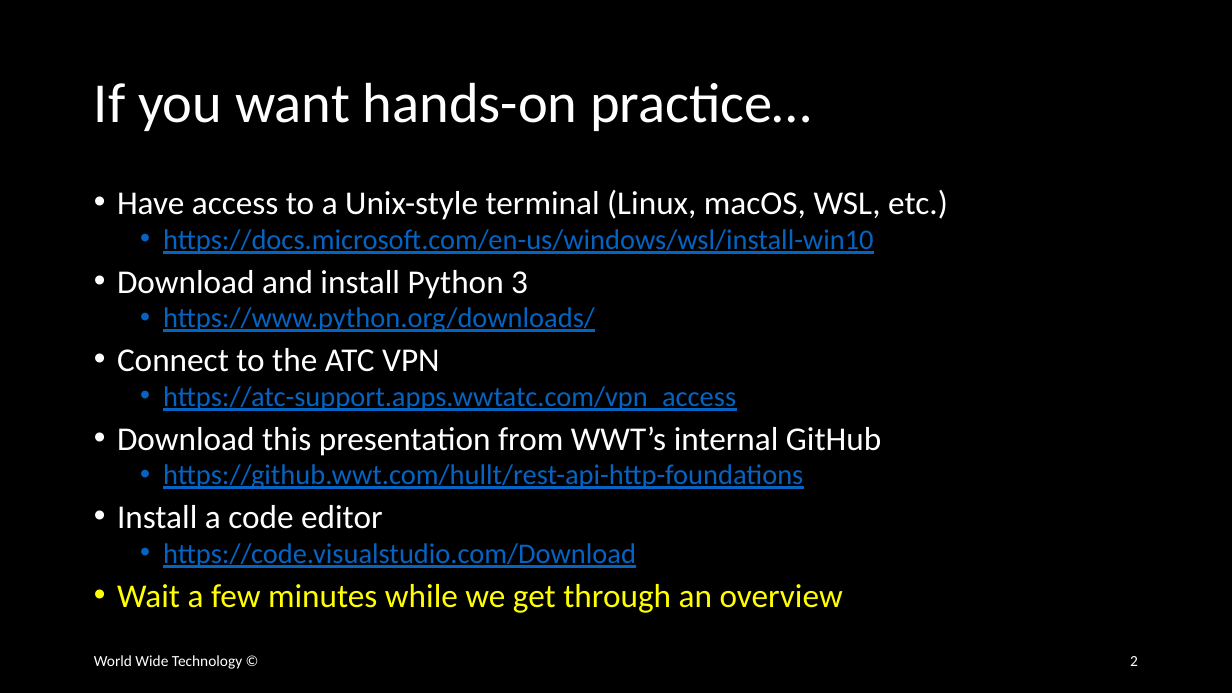
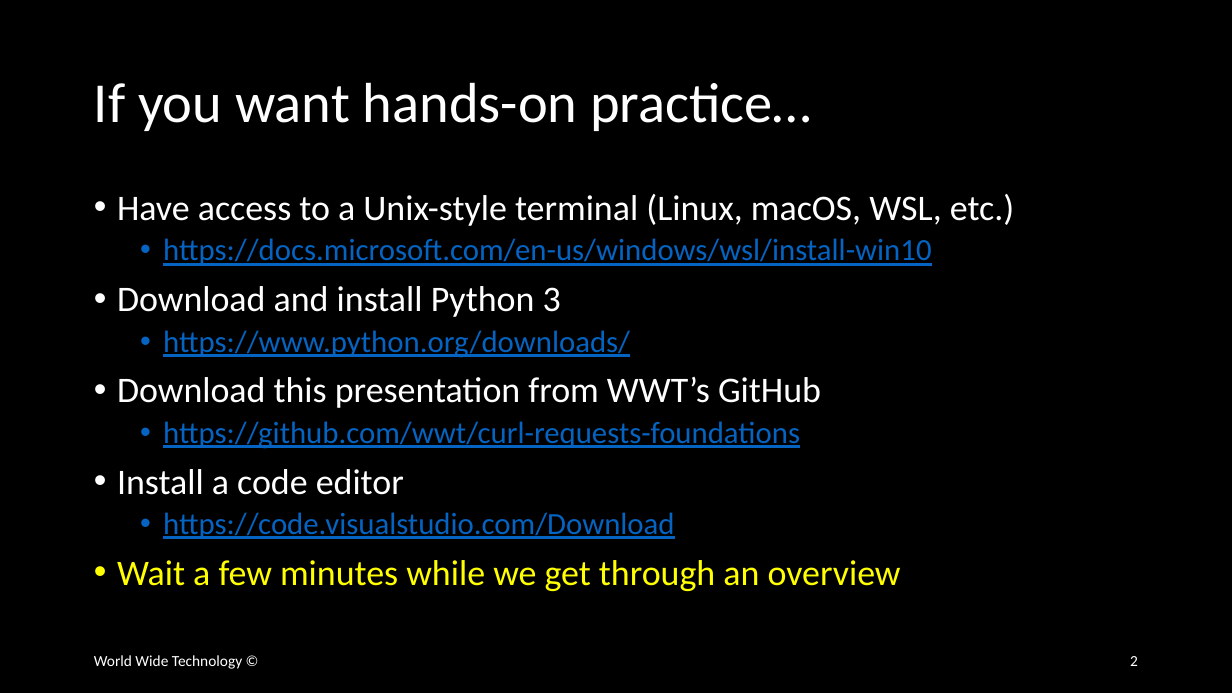
Before and after one commit to wwt/curl-requests-foundations, a slide deck: slide 2 of curl-requests-foundations.pptx. Drawn at 1232x693 pixels with LibreOffice and Linux fonts; fonts in the diff are those of the drawing. Boxes give left, top, right and bottom in pixels: in the first picture for what was removed or moved away, otherwise in the second. Text is boxed around its words. In the diff, an @@ line names an element or a change of style, - is before the commit and + after.

```diff
--- a/curl-requests-foundations.pptx
+++ b/curl-requests-foundations.pptx
@@ text at (117, 194, 1014, 591): size 25.9 to 28 pt in "Have access to a Unix-style terminal (Linux, ...", "Download and install Python 3", "Install a code editor", "Wait a few minutes while we get ..."; size 22.2 to 24 pt in "https://docs.microsoft.com/en-us/windows/wsl/install-win10", "https://www.python.org/downloads/", "https://code.visualstudio.com/Download"; line spacing 0.8 to 0.9 @@
@@ text at (117, 377, 821, 449): text changed; size 22.2 to 24 pt @@
-• Connect to the ATC VPN
-  • https://atc-support.apps.wwtatc.com/vpn_access
-• Download this presentation from WWT’s internal GitHub
-  • https://github.wwt.com/hullt/rest-api-http-foundations
+• Download this presentation from WWT’s GitHub
+  • https://github.com/wwt/curl-requests-foundations
```
Also in this commit, not shown: 1 other slide changed.
